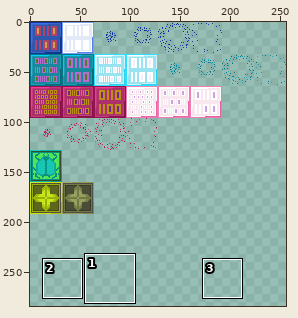
Two versions of one sprite sheet, Sprites/Enemies/barriers_sheet.png. Above: a wide view before the commit, with the close-up outlined.
Close-up. Old version:
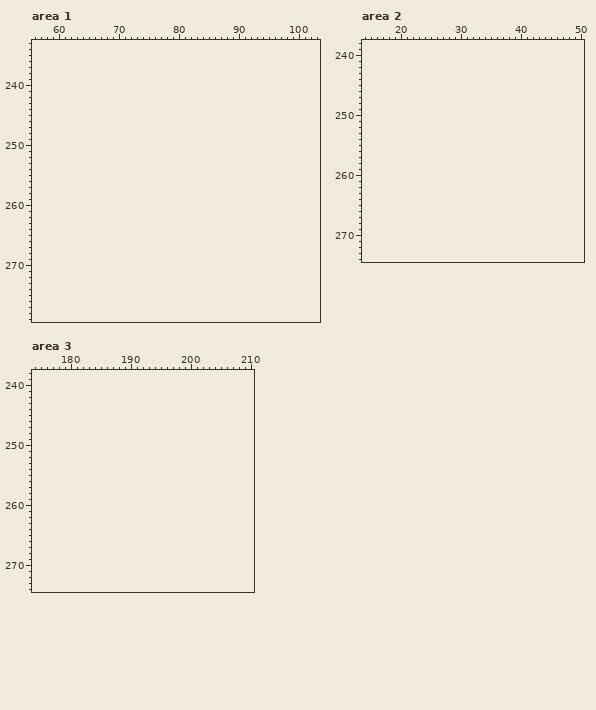
The file is 256x224 pixels. Colours within 5 levels of each other are drawn and written as one. Shown: area 1: x 56..103, y 233..279; area 2: x 14..50, y 238..274; area 3: x 174..210, y 238..274. The old version is drawn lined up with the new one, on the new canvas. The wide view leaves out empty margins. The commit also changed other parts of the picture, which this record leaves out.
After the commit:
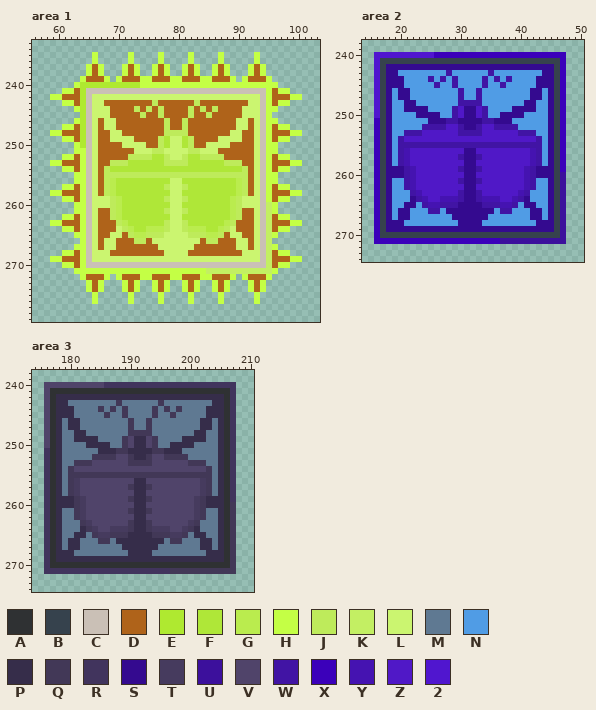
Palette (. is transparent): A #2f3133  B #36424d  C #cac0b6  D #af631a  E #afe930  F #afe738  G #baec4e  H #c4ff45  J #beeb5b  K #c3ef63  L #cbf570  M #5f7992  N #509ce5  P #362d4a  Q #423857  R #41345d  S #340a8f  T #463b5e  U #3c109c  V #50446a  W #4114a4  X #3b00ba  Y #4513b1  Z #5018c7  2 #5016cf
Change:
canvas 256x224 -> 256x428
Changed rows in their new state; - is an unchanged pixel.
Area 1:
first column x 59:
235 -------H-----H----H----H----H-----H-------
236 -------H-----H----H----H----H-----H-------
237 ------HDH---HDH--HDH--HDH--HDH---HDH------
238 ------HDH---HDH--HDH--HDH--HDH---HDH------
239 -----HDDDH-HDDDHHDDDHHDDDHHDDDH-HDDDH-----
240 ----HEEEEEEEEEEHHHHHHHHHHHHHHHHHHHHHHH----
241 --HHDECCCCCCCCCCCCCCCCCCCCCCCCCCCCCCHDHH--
242 HHDDDECLLLLLLLLLLLLLLLLLLLLLLLLLLLLCHDDDHH
243 --HHDECLLDDDDDDDDJDDDDDDJDDDDDDDDLLCHDHH--
244 ----HECLLLDDDDJDJDJDDDDJDJDJDDDDLLLCHH----
245 -----ECLLLDDDDDJDDJDDDDJDDJDDDDDLLLCH-----
246 ----HECLDLLDDDDDDDDJDDJDDDDDDDDLLDLCHH----
247 --HHDECLDLLDDDDDDDDJDDJDDDDDDDDLLDLCHDHH--
248 HHDDDECLDDLLDDDDDDDJJJJDDDDDDDLLDDLCHDDDHH
249 --HHDECLDDLLLLDDDDJFLLFJDDDDLLLLDDLCHDHH--
250 ----HECLDDDDLLLLDDJFLLFJDDLLLLDDDDLCHH----
251 ----HHCLDDDDDDLLLJJLLLLJJLLLDDDDDDLCHH----
252 --HHDHCLDDDDDJJJJFFJLLJFFJJJJDDDDDLCHDHH--
253 HHDDDHCLDDJJJFFFFFFJJJJFFFFFFJJJDDLCHDDDHH
254 --HHDHCLDJFFFFFFFFFFFFFFFFFFFFFFJDLCHDHH--
255 ----HHCLDJJJJJJJJJJJJJJJJJJJJJJJJDLCHH----
256 ----HHCLDJGFFFFFFFFFLLFFFFFFFFFGJDLCHH----
257 --HHDHCLDJGFFFFFFFFJLLJFFFFFFFFGJDLCHDHH--
258 HHDDDHCLDJGFFFFFFFFFLLFFFFFFFFFGJDLCHDDDHH
259 --HHDHCLLLJGFFFFFFFJLLJFFFFFFFGJLLLCHDHH--
260 ----HHCLLLJGFFFFFFFFLLFFFFFFFFGJLLLCKH----
261 ----HHCLDDJGFFFFFFFJLLJFFFFFFFGJDDLCKH----
262 --HHDHCLDDJGFFFFFFFFLLFFFFFFFFGJDDLCKDHH--
263 HHDDDHCLDDDJGFFFFFFJLLJFFFFFFGJDDDLCKDDDHH
264 --HHDHCLDDDLJGFFGGGJLLJGGGFFGJLDDDLCKDHH--
265 ----HHCLDDLLDJGGJJJLLLLJJJGGJDLLDDLCKH----
266 -----HCLDLLDDDJJDLLLLLLLLDJJDDDLLDLCK-----
267 ----HHCLDLLDDDDDDDLLLLLLDDDDDDDLLDLCKH----
268 --HHDHCLLLDDDDDDDDDLLLLDDDDDDDDDLLLCKDHH--
269 HHDDDHCLLLLLLLLLLLLLLLLLLLLLLLLLLLLCKDDDHH
270 --HHDHCCCCCCCCCCCCCCCCCCCCCCCCCCCCCCKDHH--
271 ----HHHHHHHHHHHHHHHHHHHHHHKKKKKKKKKKKH----
272 -----HDDDH-HDDDHHDDDHHDDDHHDDDH-HDDDH-----
273 ------HDH---HDH--HDH--HDH--HDH---HDH------
274 ------HDH---HDH--HDH--HDH--HDH---HDH------
275 -------H-----H----H----H----H-----H-------
276 -------H-----H----H----H----H-----H-------
Area 2:
first column x 16:
240 2222222222XXXXXXXXXXXXXXXXXXXXXX
241 2BBBBBBBBBBBBBBBBBBBBBBBBBBBBBBX
242 2BSSSSSSSSSSSSSSSSSSSSSSSSSSSSBX
243 2BSSNNNNNNNNWNNNNNNWNNNNNNNNSSBX
244 2BSSSNNNNWNWNWNNNNWNWNWNNNNSSSBX
245 2BSSSNNNNNWNNWNNNNWNNWNNNNNSSSBX
246 2BSNSSNNNNNNNNWNNWNNNNNNNNSSNSBX
247 2BSNSSNNNNNNNNWNNWNNNNNNNNSSNSBX
248 2BSNNSSNNNNNNNWWWWNNNNNNNSSNNSBX
249 2BSNNSSSSNNNNWZSSZWNNNNSSSSNNSBX
250 2BSNNNNSSSSNNWZSSZWNNSSSSNNNNSBX
251 XBSNNNNNNSSSWWSSSSWWSSSNNNNNNSBX
252 XBSNNNNNWWWWZZWSSWZZWWWWNNNNNSBX
253 XBSNNWWWZZZZZZWWWWZZZZZZWWWNNSBX
254 XBSNWZZZZZZZZZZZZZZZZZZZZZZWNSBX
255 XBSNWWWWWWWWWWWWWWWWWWWWWWWWNSBX
256 XBSNWYZZZZZZZZZSSZZZZZZZZZYWNSBX
257 XBSNWYZZZZZZZZWSSWZZZZZZZZYWNSBX
258 XBSNWYZZZZZZZZZSSZZZZZZZZZYWNSBX
259 XBSSSWYZZZZZZZWSSWZZZZZZZYWSSSBX
260 XBSSSWYZZZZZZZZSSZZZZZZZZYWSSSBU
261 XBSNNWYZZZZZZZWSSWZZZZZZZYWNNSBU
262 XBSNNWYZZZZZZZZSSZZZZZZZZYWNNSBU
263 XBSNNNWYZZZZZZWSSWZZZZZZYWNNNSBU
264 XBSNNNSWYZZYYYWSSWYYYZZYWSNNNSBU
265 XBSNNSSNWYYWWWSSSSWWWYYWNSSNNSBU
266 XBSNSSNNNWWNSSSSSSSSNWWNNNSSNSBU
267 XBSNSSNNNNNNNSSSSSSNNNNNNNSSNSBU
268 XBSSSNNNNNNNNNSSSSNNNNNNNNNSSSBU
269 XBSSSSSSSSSSSSSSSSSSSSSSSSSSSSBU
270 XBBBBBBBBBBBBBBBBBBBBBBBBBBBBBBU
271 XXXXXXXXXXXXXXXXXXXXXUUUUUUUUUUU
Area 3:
first column x 176:
240 VVVVVVVVVVRRRRRRRRRRRRRRRRRRRRRR
241 VAAAAAAAAAAAAAAAAAAAAAAAAAAAAAAR
242 VAPPPPPPPPPPPPPPPPPPPPPPPPPPPPAR
243 VAPPMMMMMMMMQMMMMMMQMMMMMMMMPPAR
244 VAPPPMMMMQMQMQMMMMQMQMQMMMMPPPAR
245 VAPPPMMMMMQMMQMMMMQMMQMMMMMPPPAR
246 VAPMPPMMMMMMMMQMMQMMMMMMMMPPMPAR
247 VAPMPPMMMMMMMMQMMQMMMMMMMMPPMPAR
248 VAPMMPPMMMMMMMQQQQMMMMMMMPPMMPAR
249 VAPMMPPPPMMMMQVPPVQMMMMPPPPMMPAR
250 VAPMMMMPPPPMMQVPPVQMMPPPPMMMMPAR
251 RAPMMMMMMPPPQQPPPPQQPPPMMMMMMPAR
252 RAPMMMMMQQQQVVQPPQVVQQQQMMMMMPAR
253 RAPMMQQQVVVVVVQQQQVVVVVVQQQMMPAR
254 RAPMQVVVVVVVVVVVVVVVVVVVVVVQMPAR
255 RAPMQQQQQQQQQQQQQQQQQQQQQQQQMPAR
256 RAPMQTVVVVVVVVVPPVVVVVVVVVTQMPAR
257 RAPMQTVVVVVVVVQPPQVVVVVVVVTQMPAR
258 RAPMQTVVVVVVVVVPPVVVVVVVVVTQMPAR
259 RAPPPQTVVVVVVVQPPQVVVVVVVTQPPPAR
260 RAPPPQTVVVVVVVVPPVVVVVVVVTQPPPAQ
261 RAPMMQTVVVVVVVQPPQVVVVVVVTQMMPAQ
262 RAPMMQTVVVVVVVVPPVVVVVVVVTQMMPAQ
263 RAPMMMQTVVVVVVQPPQVVVVVVTQMMMPAQ
264 RAPMMMPQTVVTTTQPPQTTTVVTQPMMMPAQ
265 RAPMMPPMQTTQQQPPPPQQQTTQMPPMMPAQ
266 RAPMPPMMMQQMPPPPPPPPMQQMMMPPMPAQ
267 RAPMPPMMMMMMMPPPPPPMMMMMMMPPMPAQ
268 RAPPPMMMMMMMMMPPPPMMMMMMMMMPPPAQ
269 RAPPPPPPPPPPPPPPPPPPPPPPPPPPPPAQ
270 RAAAAAAAAAAAAAAAAAAAAAAAAAAAAAAQ
271 RRRRRRRRRRRRRRRRRRRRRQQQQQQQQQQQ
Boxes around the changes in both close-ups, in picture pixels (x1, y1, x2, y2):
added: (50, 52, 302, 304)
added: (374, 52, 566, 244)
added: (44, 382, 236, 574)
